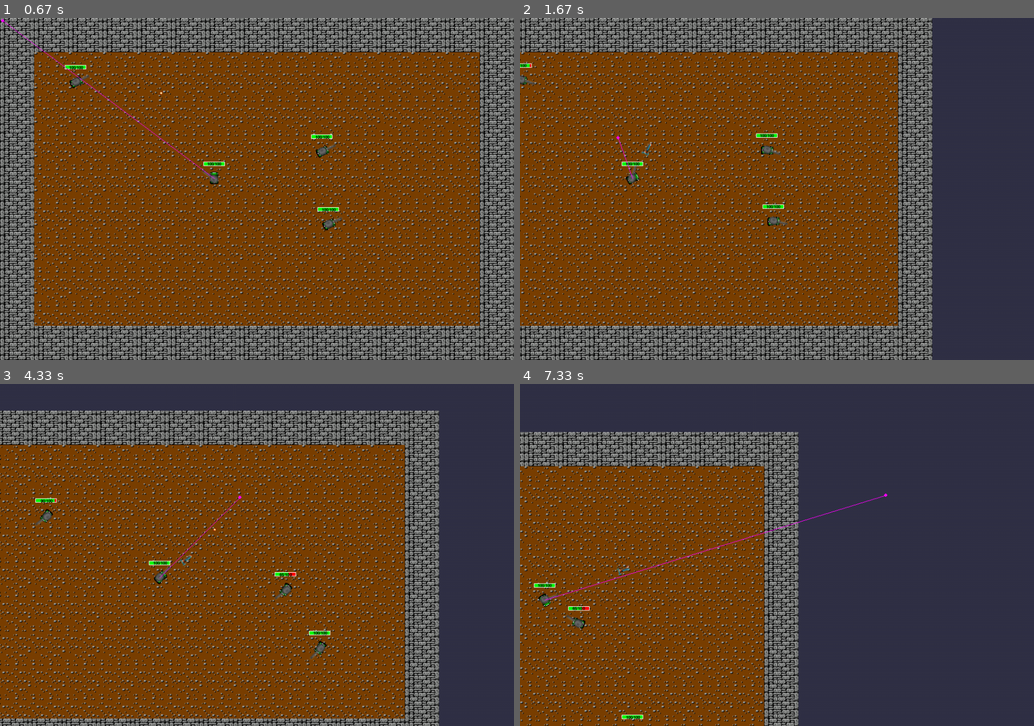
Above: before the commit, frames 1-4 (two rows, left to right).
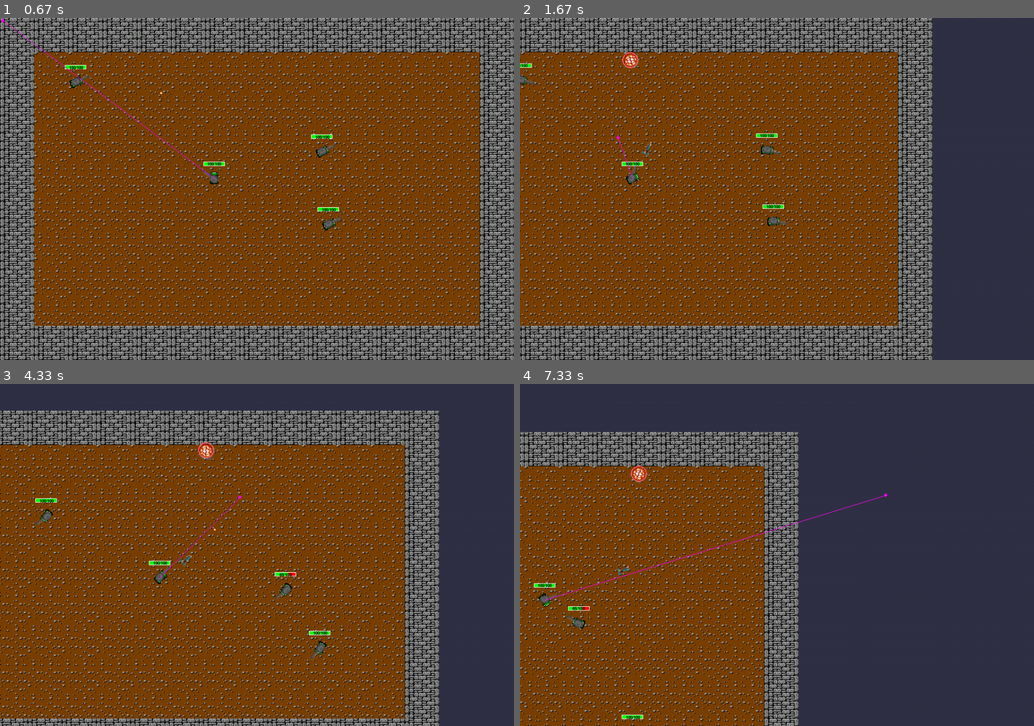
Above: after the commit, the same moments.

Repository: notwuyazui/Jackal
Game: pygame game, started from test.py
Same seed, same stepped clock (60 frames per second), same inputs: the game is played once before the commit and once after it.
Inputs (mouse positions are in pixels of both pictures, inside the frame that each line leads up to):
- Up to frame 1 (0.67 s): tap Space at 0.33 s
- Up to frame 2 (1.67 s): hold Q 0.67-1.13 s; hold Right 0.67-1.13 s; hold D 0.67-1.13 s; move the mouse to (941, 178) at 0.7 s; tap Space at 0.73, 1.03, 1.57 s; click (828, 264) at 1.22 s; hold Right from 1.5 s (still down); hold D from 1.5 s (still down); click (617, 137) at 1.58 s
- Up to frame 3 (4.33 s): tap Space at 1.87, 2.07, 2.4, 2.7, 2.9, 3.2, 3.47, 3.8, 4.1, 4.23 s; release Right at 1.97 s; release D at 1.97 s; hold Up 2-2.3 s; hold W 2-2.3 s; click (334, 435) at 2.08 s; tap C at 2.15, 3.55 s; hold Right 2.33-2.8 s; hold D 2.33-2.8 s; click (318, 585) at 2.42 s; hold Left 2.83-3.37 s; hold A 2.83-3.37 s; click (267, 438) at 2.92 s; hold Down 3.4-3.7 s; hold S 3.4-3.7 s; click (71, 544) at 3.48 s; hold Left 3.73-4.13 s; hold A 3.73-4.13 s; click (262, 589) at 3.82 s; hold Up from 4.17 s (still down); hold W from 4.17 s (still down); click (241, 496) at 4.25 s
- Up to frame 4 (7.33 s): release Up at 4.53 s; release W at 4.53 s; hold Right 4.57-5.2 s; hold D 4.57-5.2 s; tap Space at 4.63, 4.93, 5.3, 5.7, 6, 6.2, 6.5, 6.7, 7.03 s; click (910, 609) at 4.65 s; tap C at 4.72, 6.28 s; hold Down 5.23-5.6 s; hold S 5.23-5.6 s; click (694, 442) at 5.32 s; hold Left 5.63-6.1 s; hold A 5.63-6.1 s; click (910, 524) at 5.72 s; hold Right 6.13-6.6 s; hold D 6.13-6.6 s; click (581, 479) at 6.22 s; hold Up 6.63-6.93 s; hold W 6.63-6.93 s; click (962, 527) at 6.72 s; hold Right from 6.97 s (still down); hold D from 6.97 s (still down); click (884, 493) at 7.05 s

Frame 1 is identical in both runs. In frame 2, 0.1% of the frame differs, in the area x 0-24%, y 10-15%; in frame 3, 0.2%, in the area x 7-42%, y 17-35%; in frame 4, 0.1%.

Commit message:
修正了爆炸效果不显示bug，添加切换弹药功能

Diff:
--- a/Bullet/BaseBullet.py
+++ b/Bullet/BaseBullet.py
@@ -75,7 +75,7 @@
         self.has_collided: bool = False
         self.has_exploded: bool = False
         self.explosion_timer: float = 0.0
-        self.max_explosion_display_time: float = 0.3  # 爆炸效果显示时间
+        self.max_explosion_display_time: float = 0.5  # 爆炸效果显示时间
         self.collided_with: Optional[str] = None  # 'unit', 'obstacle', 'friendly'
         self.collided_objects: List[Any] = []  # 碰撞到的对象列表
         self.distance_traveled: float = 0.0  # 已飞行距离
@@ -182,6 +182,7 @@
         return None
 
     def _handle_obstacle_collision(self):
+
         """处理与障碍物的碰撞"""
         self.has_collided = True
         self.collided_with = 'obstacle'
--- a/GameMode.py
+++ b/GameMode.py
@@ -10,7 +10,7 @@
 DRAW_STATUS_MESSAGE = False         # 绘制单位状态信息
 DRAW_ENEMY_STATE_MESSAGE = False    # 绘制敌方坦克状态信息
 DRAW_ENEMY_SEE_LINE = False         # 绘制敌方坦克视野线
-DRAW_BULLET_EXPLOSION_RANGE = False # 绘制子弹爆炸范围
+DRAW_BULLET_EXPLOSION_RANGE = True # 绘制子弹爆炸范围
 DRAW_BULLET_BOUNDING_BOX = False    # 绘制子弹碰撞箱
 
 BULLET_INFO_TEXT = False            # 增加子弹发射和移除时的文本提示
--- a/Unit/BaseUnit.py
+++ b/Unit/BaseUnit.py
@@ -125,6 +125,8 @@
             if self.reload_timer <= 0:
                 self.reload_timer = 0
                 self.is_switching_ammo = False
+                self.current_ammunition = self.target_ammunition
+                self.target_ammunition = ""
 
     def _update_speed(self, delta_time) -> None:
         """更新速度"""
@@ -192,7 +194,10 @@
         diff = (diff + 180) % 360 - 180
         return diff
 
-    def fire(self, bullet_class):
+    def fire(self, bullet_class = None):
+        if bullet_class is None:
+            bullet_class = get_class_from_str(self.current_ammunition)
+
         if self.is_switching_ammo:
             # 坦克正在切换弹药
             return None
@@ -246,7 +251,12 @@
             bullet.speed_rate = 1.0
             bullet.is_explosive = False
 
-    def switch_ammunition(self, ammo_type) -> bool:
+    def switch_ammunition(self, ammo_type = None) -> bool:
+        if ammo_type == None:
+            idx = self.ammunition_types.index(self.current_ammunition)
+            next_idx = (idx + 1) % len(self.ammunition_types)
+            ammo_type = self.ammunition_types[next_idx]
+
         if ammo_type not in self.ammunition_types:
             print(f"坦克 {self.id} 没有 {ammo_type} 类型弹药")
             return False
--- a/Unit/Tank/Tank.py
+++ b/Unit/Tank/Tank.py
@@ -21,7 +21,7 @@
         self.turret_angular_speed_rate = 1.0
         self.max_health_rate = 1.0
         self.armor_type = ArmorType.NONE                                                        # 护甲类型
-        self.ammunition_types = ['bullet']                                                      # 单位拥有弹种
+        self.ammunition_types = ['normal_shell','rocket_shell']                                                      # 单位拥有弹种
         self.ammo_switch_time =  UNIT_AMMO_SWITCH_TIME                                          # 单位切换弹种时间
 
 
--- a/test.py
+++ b/test.py
@@ -161,9 +161,11 @@
                 elif event.key == pygame.K_p:
                     game_map.save()
                 elif event.key == pygame.K_SPACE:
-                    # 空格键发射子弹（备用）
+                    # 空格键发射子弹
                     bullet = tank.fire(NormalShell)
                     bullet_manager.add_bullet(bullet)
+                elif event.key == pygame.K_q:
+                    tank.switch_ammunition()
                 elif event.key == pygame.K_c:
                     # 清空所有子弹
                     bullet_manager.clear()
@@ -209,7 +211,7 @@
 
         # 鼠标左键发射子弹
         if mouse_left_pressed and fire_cooldown <= 0:
-            bullet = tank.fire(RocketShell)
+            bullet = tank.fire()
             if bullet:
                 bullet_manager.add_bullet(bullet)
                 fire_cooldown = fire_cooldown_max
--- a/utils.py
+++ b/utils.py
@@ -51,6 +51,18 @@
     # 返回完整路径
     return f"{prefix}{next_num}{extension}"
 
+def get_class_from_str(class_name: str):
+
+    import Bullet.NormalShell.NormalShell
+    import Bullet.RocketShell.RocketShell
+
+    if class_name == 'normal_shell':
+        return Bullet.NormalShell.NormalShell.NormalShell
+    elif class_name == 'rocket_shell':
+        return Bullet.RocketShell.RocketShell.RocketShell
+    else:
+        return None
+
 class MethodGroup:
     """方法分组器"""
 
Binary file changed: Bullet/RocketShell/RocketShellExplosion.png
Binary file added: Bullet/RocketShell/RocketShellExplosion_16x16.png
